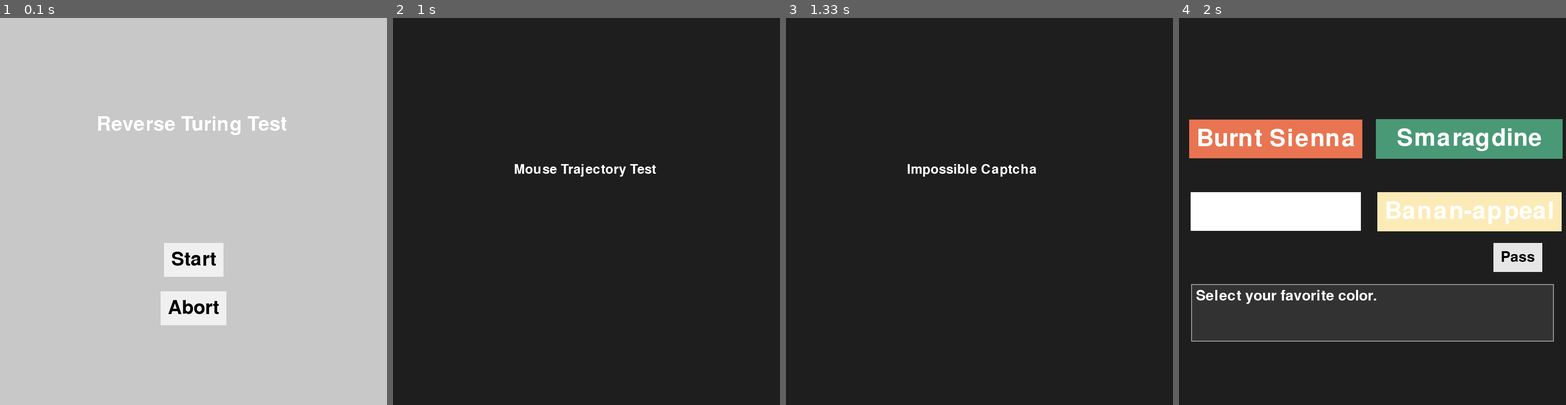
Above: before the commit, frames 1-4 (left to right).
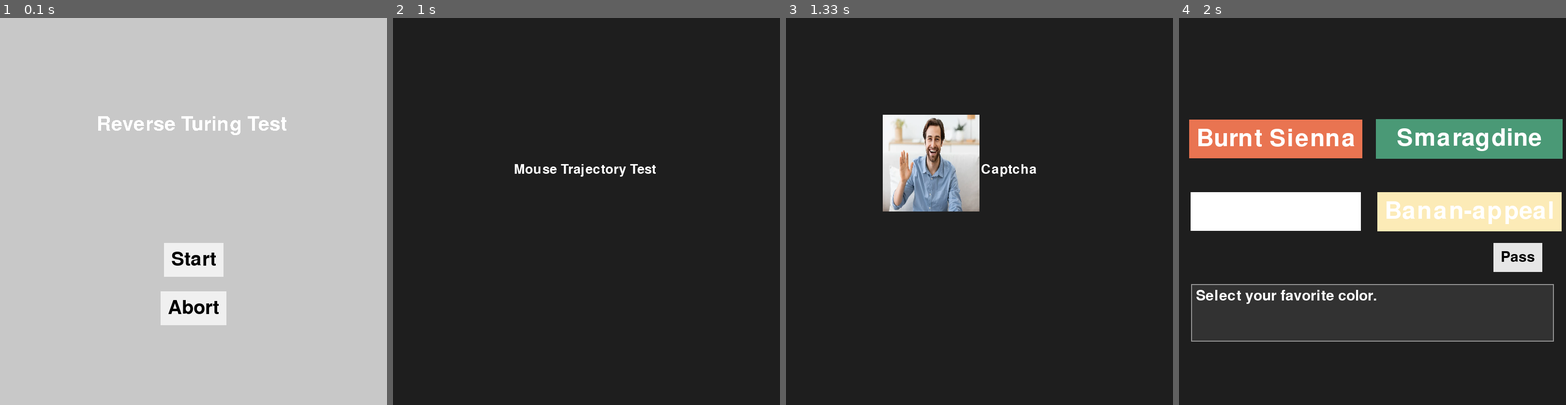
Above: after the commit, the same moments.

Repository: RachelBlack003/Drury-Hackathon-2026
Game: pygame game, started from reverse_turing/main.py
The game is run twice, just before and just after one commit, with the same random seed, the same clock (stepped at 60 frames per second) and the same inputs.
Inputs (mouse positions are in pixels of both pictures, inside the frame that each line leads up to):
- Up to frame 1 (0.1 s): no input
- Up to frame 2 (1 s): click "Start" at 0.38 s; click (625, 296) at 0.72 s
- Up to frame 3 (1.33 s): tap Space at 1 s
- Up to frame 4 (2 s): click "Impossible Captcha" at 1.38 s; tap Space at 1.73 s

Frames 1-2 are identical in both runs. In frame 3, 6.2% of the frame differs, in the area x 25-50%, y 25-50%; in frame 4, nothing differs.

Commit message:
Added a (not yet functional) captcha button class for images

Diff:
--- /dev/null
+++ b/reverse_turing/captcha_button.py
@@ -0,0 +1,30 @@
+import pygame
+from pygame.surface import Surface
+from color import Color
+
+class Captcha_button:
+    def __init__(self, screen, img, x, y, width, height):
+        self.screen = screen
+        self.x = x
+        self.y = y
+        self.rect = pygame.Rect(x, y, width, height)
+        self.image = pygame.image.load(img).convert_alpha()
+        self.image = pygame.transform.scale(self.image, (width, height))
+        self.selected = False
+
+    def is_clicked(self, mouse_pos):
+        return self.rect.collidepoint(mouse_pos)
+
+    def toggle(self):
+        self.selected = not self.selected
+
+    def render(self):
+        self.screen.blit(self.image, self.rect)
+
+        if self.rect.collidepoint(pygame.mouse.get_pos()):
+            hover_overlay = pygame.Surface((self.rect.width, self.rect.height), pygame.SRCALPHA)
+            hover_overlay.fill((0, 0, 0, 60))
+            self.screen.blit(hover_overlay, self.rect)
+
+        if self.selected:
+            pygame.draw.rect(self.screen, (0, 120, 255), self.rect, 4)
--- a/reverse_turing/questions/impossible_captcha.py
+++ b/reverse_turing/questions/impossible_captcha.py
@@ -1,4 +1,5 @@
 import pygame
+from captcha_button import Captcha_button
 
 class ImpossibleCaptcha:
     def __init__(self, controller):
@@ -6,6 +7,15 @@
         self.screen = controller.screen
         self.done = False
         self.font = pygame.font.SysFont(None, 40)
+
+        self.captcha_one = Captcha_button(
+            screen = self.screen,
+            img = "reverse_turing/assets/ManWaving.jpg",
+            x = 200,
+            y = 200,
+            width = 200,
+            height = 200
+        )
 
     def handle_event(self, event):
         if event.type == pygame.KEYDOWN:
@@ -19,6 +29,7 @@
     def draw(self, screen):
         text = self.font.render("Impossible Captcha", True, (255,255,255))
         screen.blit(text, (250, 300))
+        self.captcha_one.render()
 
     def is_done(self):
         return self.done
Binary file added: reverse_turing/assets/ManWaving.jpg
